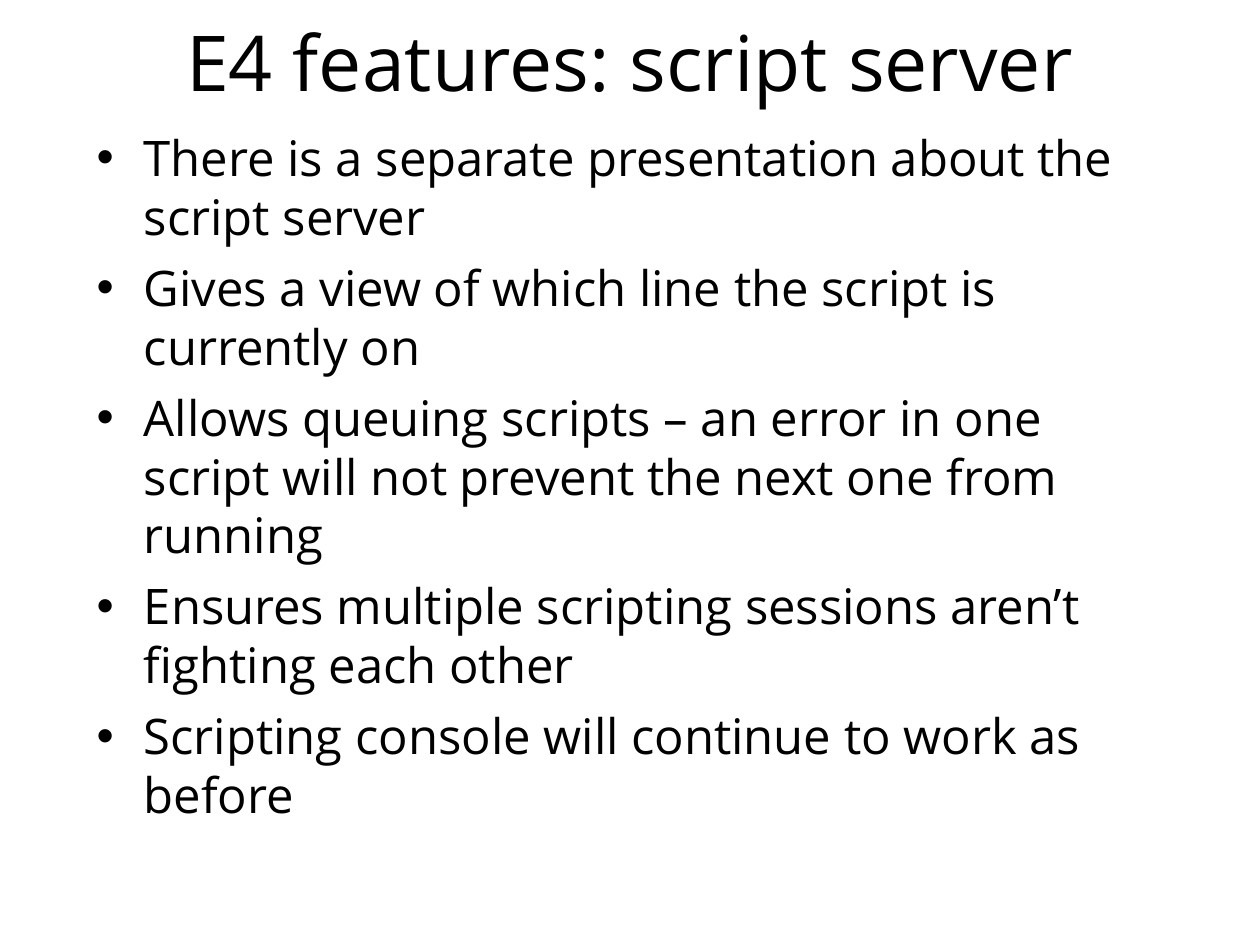
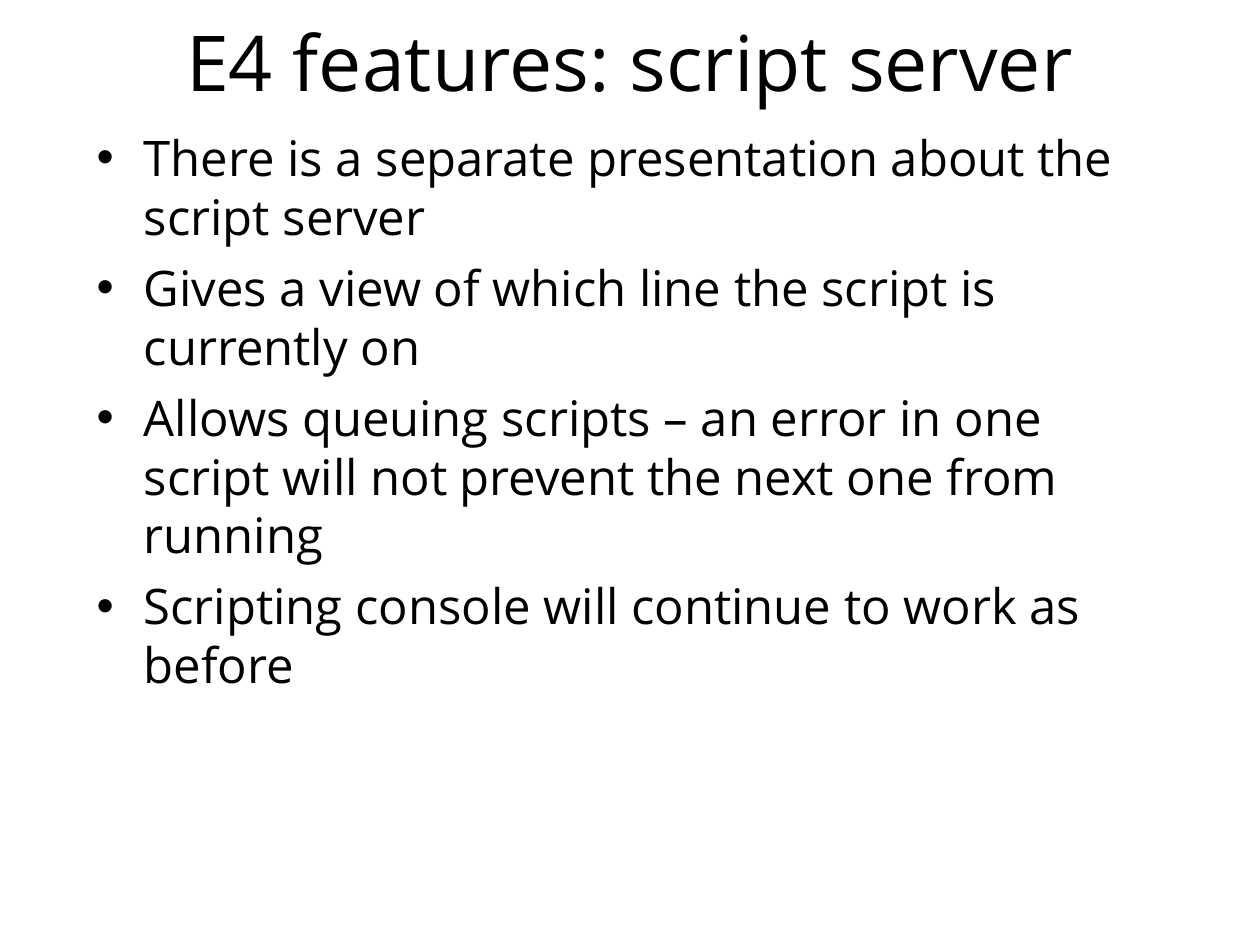
Before and after one commit to ISISComputingGroup/ibex_user_manual, a slide deck: slide 12 of eclipse_4_changes.ppt. Drawn at 1260x945 pixels with LibreOffice and Linux fonts; fonts in the diff are those of the drawing; background and template pictures are left out. Boxes give left, top, right and bottom in pixels: in the first picture for what was removed or moved away, otherwise in the second. Text is boxed around its words. In the diff, an @@ line names an element or a change of style, - is before the commit and + after.

```diff
--- a/eclipse_4_changes.ppt
+++ b/eclipse_4_changes.ppt
@@ text at box(144, 586, 1080, 695): paragraph removed @@
-• Ensures multiple scripting sessions aren’t fighting each other
```
Also in this commit, not shown: 7 other slides changed, 1 slide removed.
